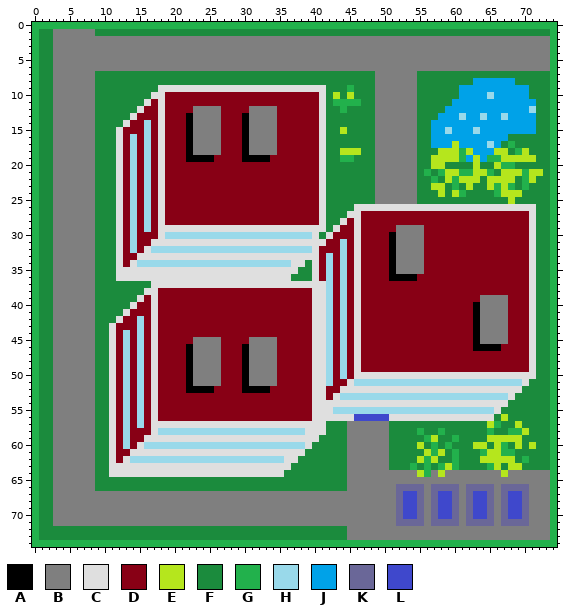
Two versions of one sprite sheet, src/Mirage.Urbanization.Resources/Tiles/Clusters/GrowthZones/Residential/d1_q1_n1_a1.png. That is the earlier state.
The file is 75x75 pixels.
Palette (. is transparent): A #000000  B #7f7f7f  C #dfdfdf  D #880015  E #b5e61d  F #1b8b3d  G #22b14c  H #99d9ea  J #00a2e8  K #6a6798  L #3f48cc
Once edited:
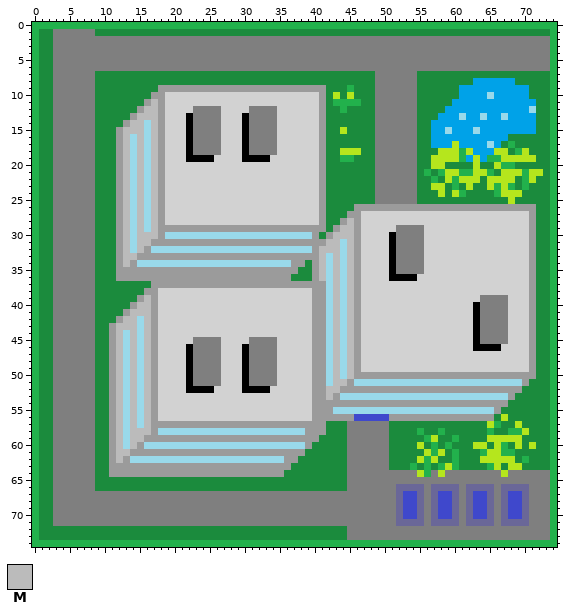
Colours new in this view: M #bbbbbb
The edit:
colour C: #dfdfdf -> #9b9b9b
colour D: #880015 -> #d2d2d2
Changed rows in their new state; - is a pixel that keeps its letter.
first column x 12:
11 -----M----------------------------
12 ----MM----------------------------
13 ---MMM----------------------------
14 --MM-M----------------------------
15 -MMM-M----------------------------
16 -M-M-M----------------------------
17 -M-M-M----------------------------
18 -M-M-M----------------------------
19 -M-M-M----------------------------
20 -M-M-M----------------------------
21 -M-M-M----------------------------
22 -M-M-M----------------------------
23 -M-M-M----------------------------
24 -M-M-M----------------------------
25 -M-M-M----------------------------
26 -M-M-M----------------------------
27 -M-M-M----------------------------
28 -M-M-M---------------------------M
29 -M-M-M--------------------------MM
30 -M-MMM-------------------------MMM
31 -M-MM-------------------------MM-M
32 -M-M-------------------------MMM-M
33 -MM--------------------------M-M-M
34 -M---------------------------M-M-M
35 -----------------------------M-M-M
36 -----------------------------M-M-M
37 -------------------------------M-M
38 -------------------------------M-M
39 ----M--------------------------M-M
40 ---MM--------------------------M-M
41 --MMM--------------------------M-M
42 -MM-M--------------------------M-M
43 MMM-M--------------------------M-M
44 M-M-M--------------------------M-M
45 M-M-M--------------------------M-M
46 M-M-M--------------------------M-M
47 M-M-M--------------------------M-M
48 M-M-M--------------------------M-M
49 M-M-M--------------------------M-M
50 M-M-M--------------------------M-M
51 M-M-M--------------------------MM-
52 M-M-M-------------------------MM--
53 M-M-M-------------------------M---
54 M-M-M-----------------------------
55 M-M-M-----------------------------
56 M-M-M-----------------------------
57 M-M-M-----------------------------
58 M-MMM-----------------------------
59 M-MM------------------------------
60 M-M-------------------------------
61 MM--------------------------------
62 M---------------------------------
Where, in picture pixels (left, top, right, bottom), the same in both pictures:
changed: (109, 85, 536, 477)
